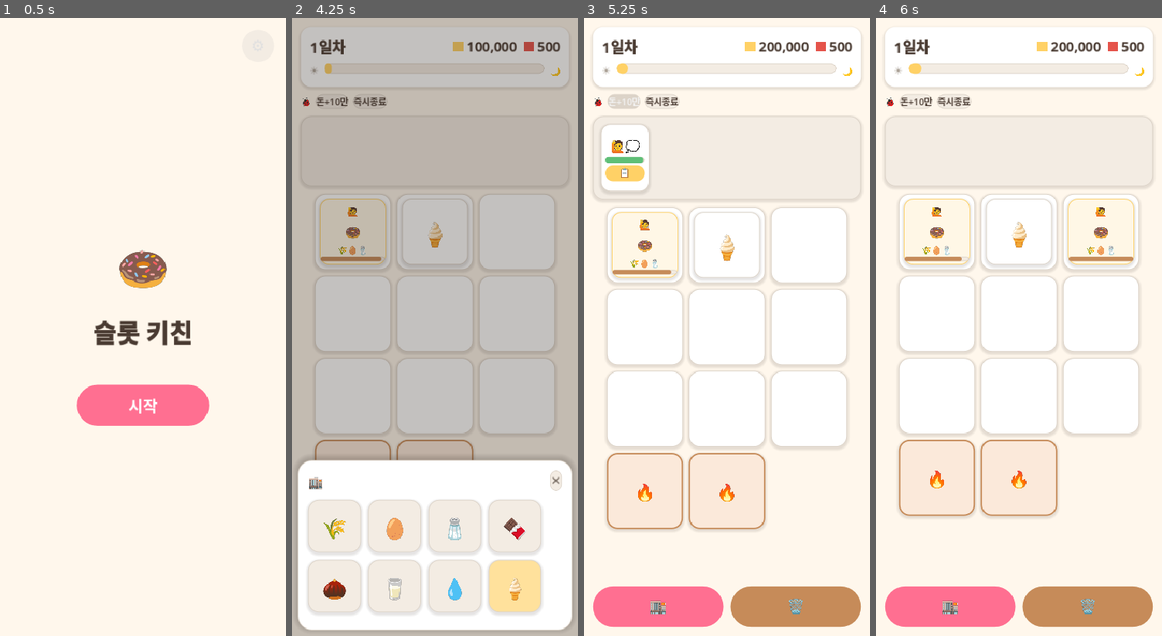
Above: before the commit, frames 1-4 (left to right).
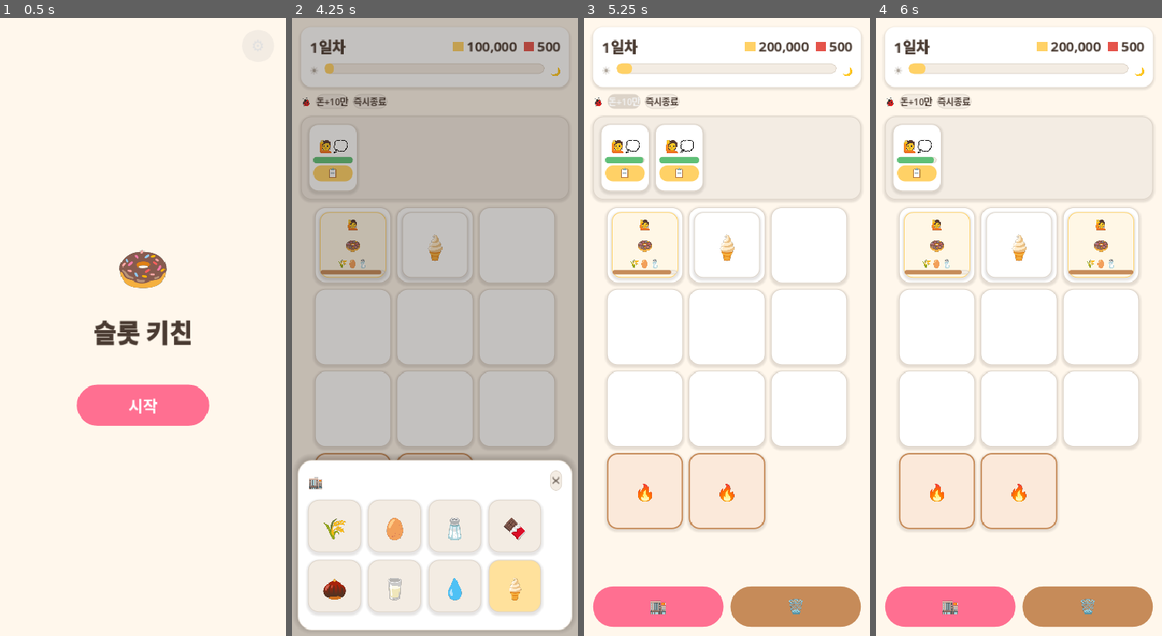
Above: after the commit, the same moments.

Repository: yellyB/game-slot-kitchen
Game: Godot game, scene res://scenes/Main.tscn
Same seed, same stepped clock (60 frames per second), same inputs: the game is played once before the commit and once after it.
Inputs:
- Up to frame 1 (0.5 s): no input
- Up to frame 2 (4.25 s): click "시작" at 0.5 s; click "돈+10만" at 1.25 s; click "📋" at 2 s; click "🏬" at 2.75 s; click "🗑️" at 3.5 s
- Up to frame 3 (5.25 s): click "✕" at 4.25 s; click "돈+10만" at 5 s
- Up to frame 4 (6 s): click "📋" at 5.75 s

Frame 1 is identical in both runs. In frame 2, 5.1% of the frame differs, in the area x 3-97%, y 7-72%; in frame 3, 1.7%; in frame 4, 10%, in the area x 2-98%, y 7-83%.

Commit message:
튜닝: 하루 영업시간 120→90초 (덜 늘어지고 밀도↑로 압박 복구)
플레이 피드백(하루가 김) — 같은 손님 수가 짧은 시간에 몰려 snappier + 놓침 발생.
시뮬 승률 100%→97.5%, 놓침 0.7→9.3.

Diff:
--- a/data/config.gd
+++ b/data/config.gd
@@ -35,7 +35,7 @@
 # (가게세는 하루별 → data/levels.gd)
 
 # ── 세션 / 하루 ───────────────────────────────────────────
-const DAY_LENGTH := 120.0       # 영업시간(초)
+const DAY_LENGTH := 90.0       # 영업시간(초)
 const WAVES := 3                # 웨이브 수(고정). 웨이브당 손님 수는 data/levels.gd
 const WAVE_SPACING := 0.7       # 웨이브 내 손님 간격(초)
 const WAREHOUSE_EXIT_COST := 1.5  # 창고 닫을 때(퇴장) 소모 영업시간(초) — 트립 비용
